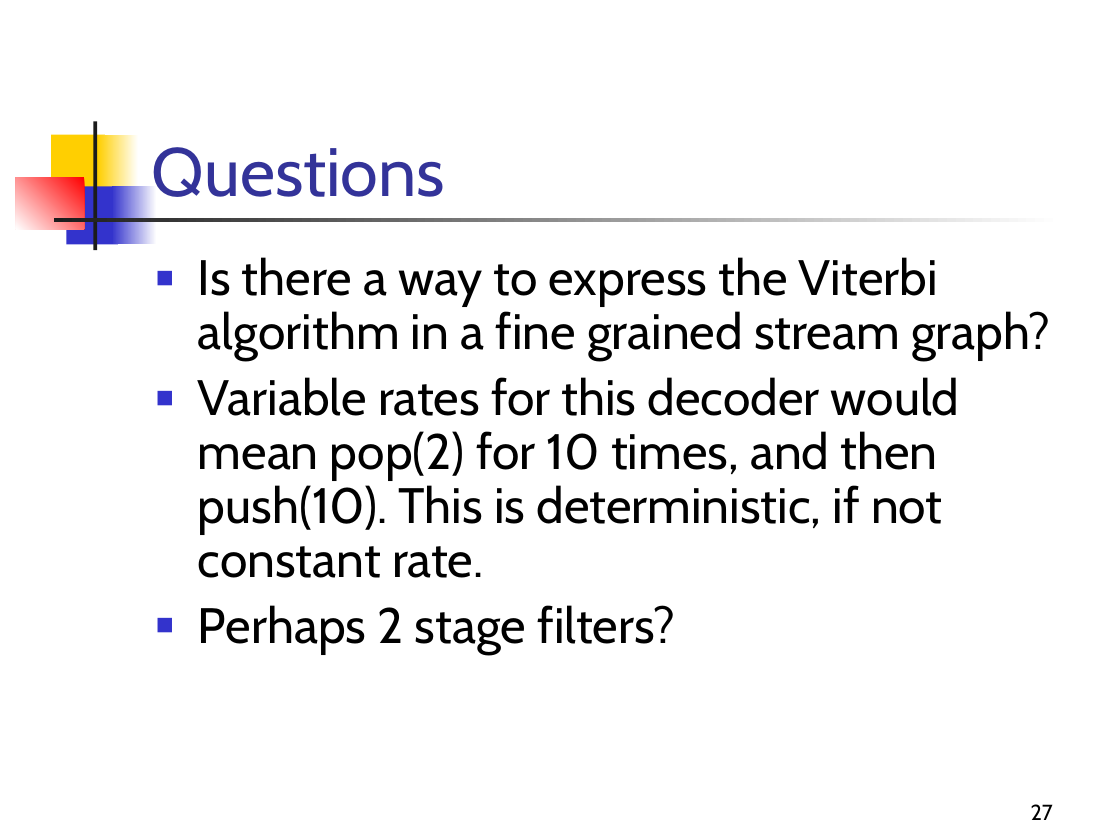
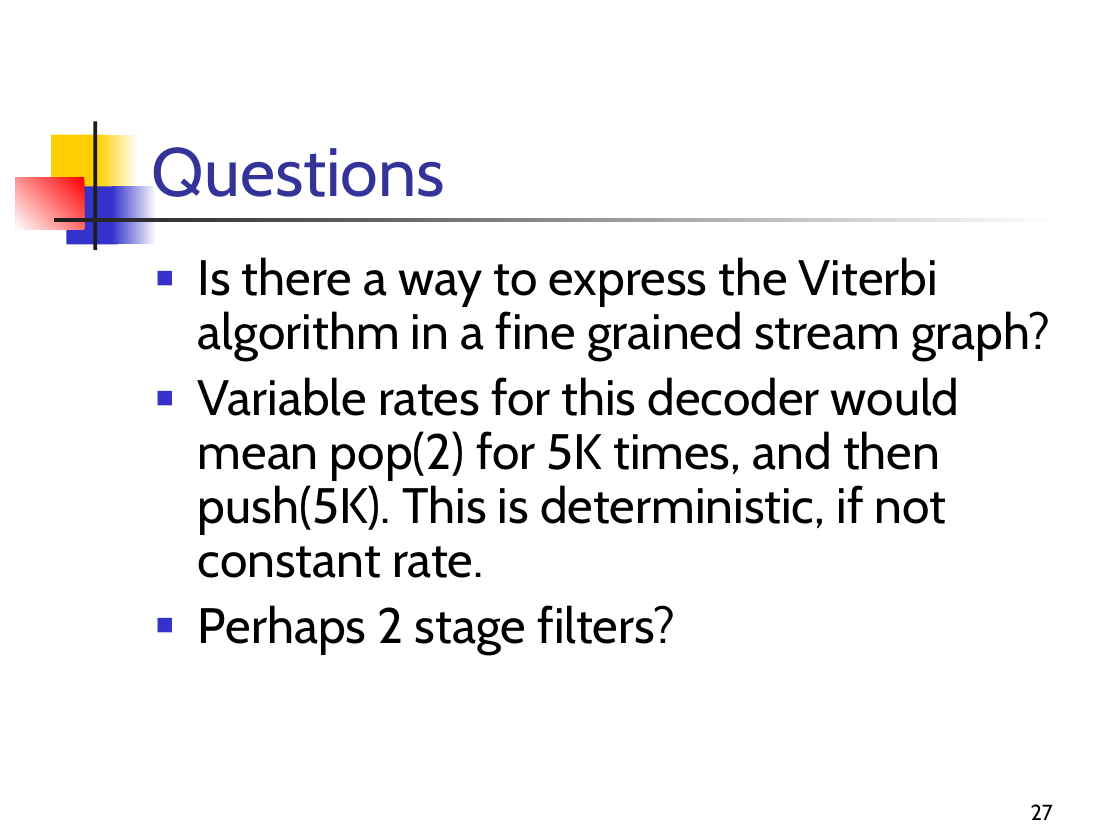
Before and after one commit to rrnewton/StreamIt, a slide deck: slide 27 of streams/apps/applications/hdtv/docs/Viterbi-Decoding.ppt. Drawn at 1120x840 pixels with LibreOffice and Linux fonts; fonts in the diff are those of the drawing. Boxes give left, top, right and bottom in pixels: in the first picture for what was removed or moved away, otherwise in the second. Text is boxed around its words. In the diff, an @@ line names an element or a change of style, - is before the commit and + after.

```diff
--- a/streams/apps/applications/hdtv/docs/Viterbi-Decoding.ppt
+++ b/streams/apps/applications/hdtv/docs/Viterbi-Decoding.ppt
@@ text at bbox=[198, 377, 959, 578]: text changed @@
-■ Variable rates for this decoder would mean pop(2) for 10 times, and then push(10). This is deterministic, if not constant rate.
+■ Variable rates for this decoder would mean pop(2) for 5K times, and then push(5K). This is deterministic, if not constant rate.
```
Also in this commit, not shown: 3 other slides changed, 1 other file.
